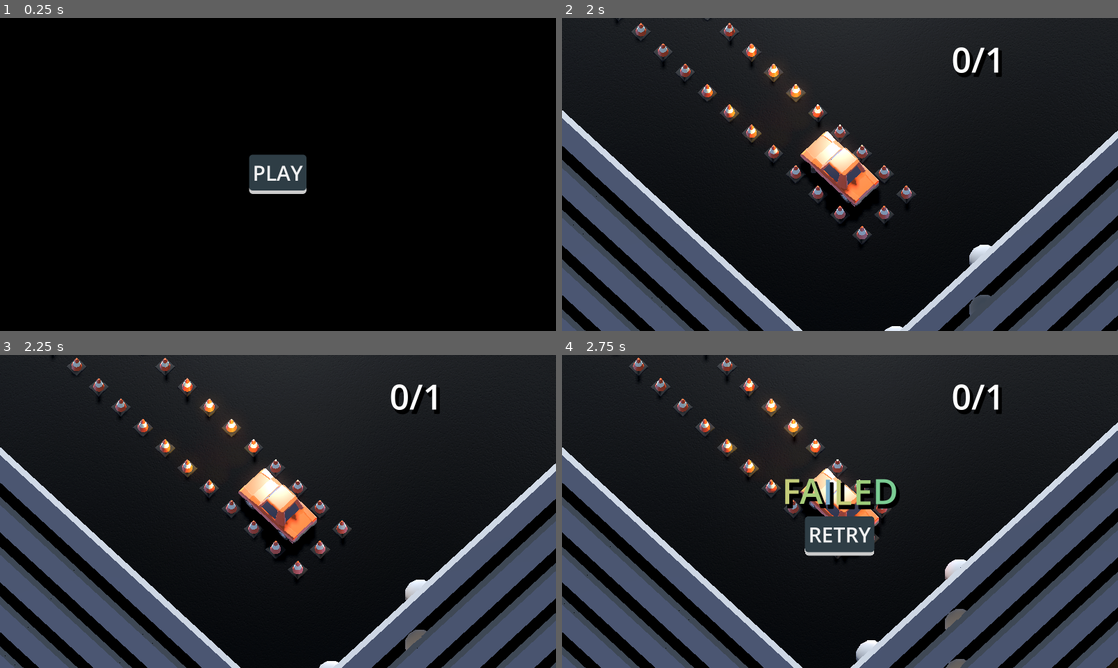
Above: before the commit, frames 1-4 (two rows, left to right).
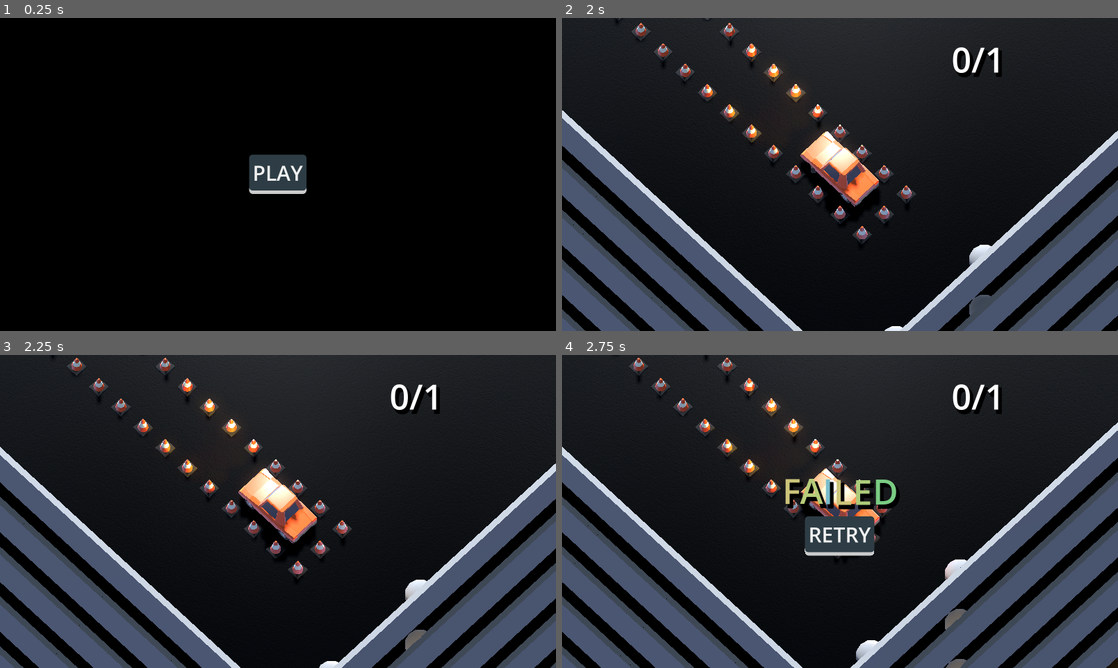
Above: after the commit, the same moments.

Repository: TomMurray/ValetV2
Game: Godot game, scene res://scenes/ui/main_menu.tscn
The game is run twice, just before and just after one commit, with the same random seed, the same clock (stepped at 60 frames per second) and the same inputs.
Inputs:
- Up to frame 1 (0.25 s): no input
- Up to frame 2 (2 s): click "PLAY" at 0.5 s; tap Enter at 1.25 s; hold Right (steer_right) from 1.28 s (still down)
- Up to frame 3 (2.25 s): tap R (restart) at 2 s; release Right (steer_right) at 2.03 s; hold Down (brake_reverse) from 2.03 s (still down)
- Up to frame 4 (2.75 s): keep holding Down (brake_reverse)

Frames 1-2 are identical in both runs. In frame 3, 0.2% of the frame differs, in the area x 0-92%, y 0-100%; in frame 4, 0.6%, in the area x 0-100%, y 0-100%.

Commit message:
Put the sun into the current world1 environment prefab
Also try again on fixing editor errors in the log to do with references not being ready and my use of @tool

Diff:
--- a/scenes/ui/main_menu.tscn
+++ b/scenes/ui/main_menu.tscn
@@ -8,7 +8,7 @@
 [sub_resource type="Resource" id="Resource_pcy16"]
 script = ExtResource("3_21n6l")
 this_scene = "res://scenes/ui/main_menu.tscn"
-children = Array[String](["res://scenes/world1/level1.tscn", "res://scenes/world1/level2.tscn", "res://scenes/world1/level3.tscn"])
+children = Array[String](["res://scenes/world1/level1.tscn", "res://scenes/world1/level2.tscn", "res://scenes/world1/level3.tscn", "res://scenes/world1/level4.tscn"])
 child_index = 0
 
 [node name="Control" type="Control"]
--- a/scenes/world1/level1.tscn
+++ b/scenes/world1/level1.tscn
@@ -26,7 +26,7 @@
 
 [node name="level" type="Node3D"]
 
-[node name="WorldEnvironment" parent="." instance=ExtResource("1_qexq8")]
+[node name="world_environment" parent="." instance=ExtResource("1_qexq8")]
 
 [node name="ui" type="CanvasLayer" parent="."]
 
@@ -49,13 +49,6 @@
 [node name="car" parent="." instance=ExtResource("6_i67kl")]
 transform = Transform3D(1, 0, 0, 0, 1, 0, 0, 0, 1, 5, 0.5, -7)
 
-[node name="DirectionalLight3D" type="DirectionalLight3D" parent="."]
-transform = Transform3D(0.707107, 0.5, -0.5, 0, 0.707107, 0.707107, 0.707107, -0.5, 0.5, -7, 5.85145, 6.04361)
-light_energy = 1.323
-light_angular_distance = 5.62
-shadow_enabled = true
-shadow_blur = 0.6
-
 [node name="obstacles" type="Node3D" parent="."]
 
 [node name="traffic_cone" parent="obstacles" node_paths=PackedStringArray("level_logic") instance=ExtResource("7_su7px")]
--- a/scenes/world1/level2.tscn
+++ b/scenes/world1/level2.tscn
@@ -203,13 +203,6 @@
 transform = Transform3D(1, 0, 0, 0, 1, 0, 0, 0, 1, 1, 0.5, 0)
 level_logic = NodePath("../../level_logic")
 
-[node name="DirectionalLight3D" type="DirectionalLight3D" parent="."]
-transform = Transform3D(0.707107, 0.5, -0.5, 0, 0.707107, 0.707107, 0.707107, -0.5, 0.5, -7, 5.85145, 6.04361)
-light_energy = 1.323
-light_angular_distance = 5.62
-shadow_enabled = true
-shadow_blur = 0.6
-
 [node name="level_base" parent="." instance=ExtResource("8_w2xjh")]
 
 [node name="parking_area" parent="." instance=ExtResource("10_xtaqu")]
--- a/scenes/world1/level3.tscn
+++ b/scenes/world1/level3.tscn
@@ -50,13 +50,6 @@
 
 [node name="level_restart" parent="." node_paths=PackedStringArray("scene_tree_links") instance=ExtResource("4_l7flp")]
 scene_tree_links = NodePath("../scene_tree_links_component")
-
-[node name="DirectionalLight3D" type="DirectionalLight3D" parent="."]
-transform = Transform3D(0.707107, 0.5, -0.5, 0, 0.707107, 0.707107, 0.707107, -0.5, 0.5, -7, 5.85145, 6.04361)
-light_energy = 1.323
-light_angular_distance = 5.62
-shadow_enabled = true
-shadow_blur = 0.6
 
 [node name="parking_area" parent="." instance=ExtResource("8_gwpxh")]
 transform = Transform3D(1.70474e-07, 0, 2.64, 0, 1.3, 0, -1.3, 0, 3.46194e-07, -1.75, 0.51, 1)
--- /dev/null
+++ b/scenes/world1/level4.tscn
@@ -0,0 +1,3 @@
+[gd_scene format=3 uid="uid://beao3s7qdetp0"]
+
+[node name="Level4" type="Node3D"]
--- a/scenes/world1/prefabs/foggy_rainy_world_environment.tscn
+++ b/scenes/world1/prefabs/foggy_rainy_world_environment.tscn
@@ -20,3 +20,10 @@
 
 [node name="world_environment" type="WorldEnvironment"]
 environment = SubResource("Environment_2y8ps")
+
+[node name="sun" type="DirectionalLight3D" parent="."]
+transform = Transform3D(0.707107, 0.5, -0.5, 0, 0.707107, 0.707107, 0.707107, -0.5, 0.5, -7, 5.85145, 6.04361)
+light_energy = 1.323
+light_angular_distance = 5.62
+shadow_enabled = true
+shadow_blur = 0.6
--- a/scripts/ui/end_game_panel.gd
+++ b/scripts/ui/end_game_panel.gd
@@ -2,7 +2,7 @@
 extends Control
 class_name EndGamePanel
 
-@export var scene_tree_links : SceneTreeLinksComponent:
+@export var scene_tree_links : SceneTreeLinksComponent = null:
 	set(value):
 		scene_tree_links = value
 		update_configuration_warnings()
@@ -15,7 +15,10 @@
 		level_logic = value
 		level_logic.connect("complete", _on_level_logic_complete)
 
-		update_configuration_warnings()
+		update_configuration_warnings()#
+
+@onready var next_level_button : NextLevelButton = %next_level_button
+@onready var retry_level_button : RetryLevelButton = %retry_level_button
 
 func _get_configuration_warnings():
 	var warnings : PackedStringArray
@@ -26,19 +29,20 @@
 	return warnings
 
 func _ready():
-	%next_level_button.scene_tree_links = scene_tree_links
-	%retry_level_button.scene_tree_links = scene_tree_links
+	if scene_tree_links:
+		next_level_button.scene_tree_links = scene_tree_links
+		retry_level_button.scene_tree_links = scene_tree_links
 
 func _on_level_logic_complete(success):
 	# Configure some elements to show or not depending on the outcome
 	if success:
-		for c in [%success_text, %next_level_button]:
+		for c in [%success_text, next_level_button]:
 			c.show()
-		%next_level_button.grab_focus()
+		next_level_button.grab_focus()
 	else:
-		for c in [%failure_text, %retry_level_button]:
+		for c in [%failure_text, retry_level_button]:
 			c.show()
-		%retry_level_button.grab_focus()
+		retry_level_button.grab_focus()
 
 	# Show the panel
 	show()
--- a/scripts/ui/next_level_button.gd
+++ b/scripts/ui/next_level_button.gd
@@ -1,13 +1,16 @@
 extends Button
 class_name NextLevelButton
 
-var scene_tree_links : SceneTreeLinksComponent:
+@export var scene_tree_links : SceneTreeLinksComponent = null:
 	set(value):
 		scene_tree_links = value
-		disabled = scene_tree_links == null or not scene_tree_links.has_next()
+		update_disabled_status()
+
+func update_disabled_status():
+	disabled = scene_tree_links == null or not scene_tree_links.has_next()
 
 func _ready():
-	disabled = scene_tree_links == null or not scene_tree_links.has_next()
+	update_disabled_status()
 
 func _on_pressed():
 	scene_tree_links.goto_next()
--- a/scripts/ui/retry_level_button.gd
+++ b/scripts/ui/retry_level_button.gd
@@ -1,13 +1,16 @@
 extends Button
 class_name RetryLevelButton
 
-var scene_tree_links : SceneTreeLinksComponent:
+@export var scene_tree_links : SceneTreeLinksComponent = null:
 	set(value):
 		scene_tree_links = value
-		disabled = scene_tree_links == null or not scene_tree_links.has_curr()
+		update_disabled_status()
+
+func update_disabled_status():
+	disabled = scene_tree_links == null or not scene_tree_links.has_curr()
 
 func _ready():
-	disabled = scene_tree_links == null or not scene_tree_links.has_curr()
+	update_disabled_status()
 
 func _on_pressed():
 	scene_tree_links.reload_current()
